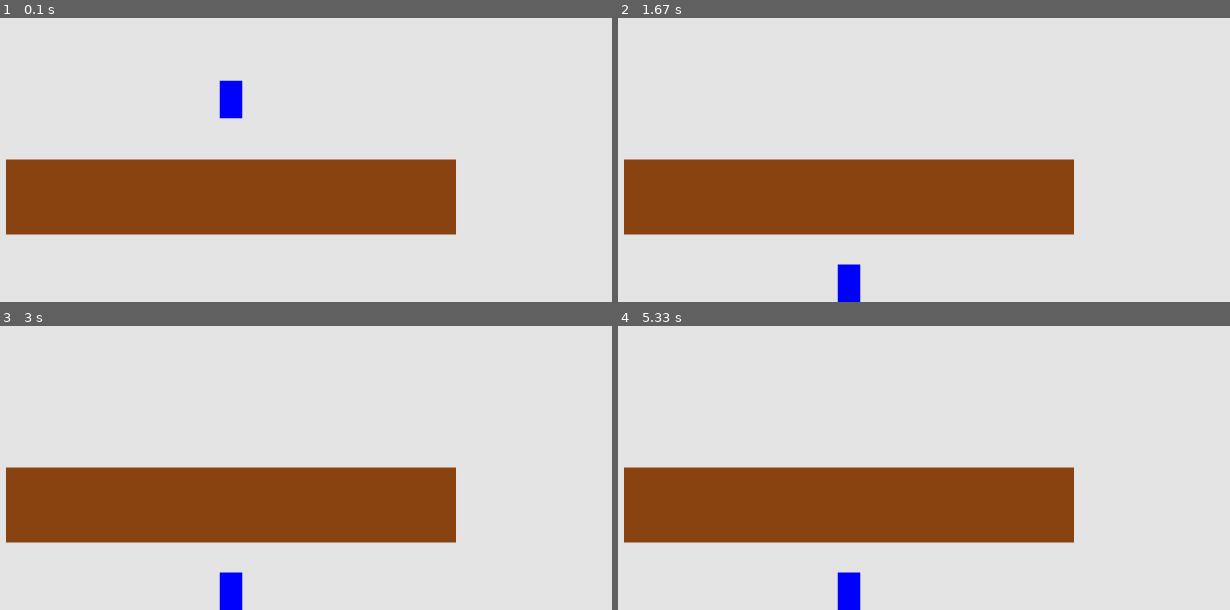
Above: before the commit, frames 1-4 (two rows, left to right).
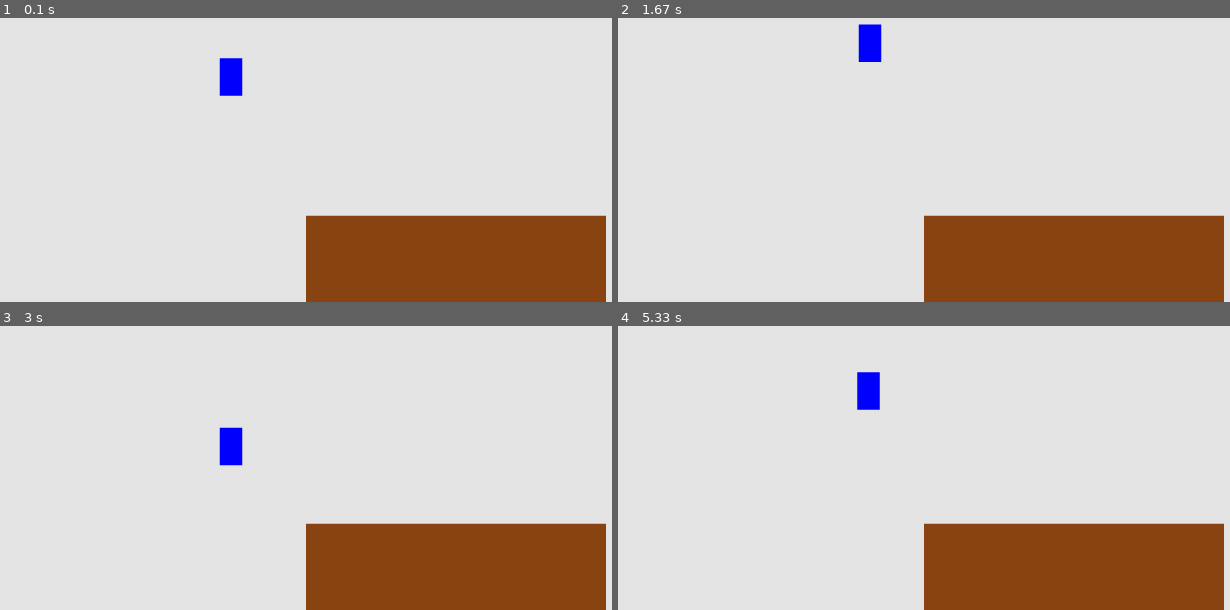
Above: after the commit, the same moments.

Repository: munxen/Python-Pygame
Game: pygame game, started from Coursider/Coursider.py
Same seed, same stepped clock (60 frames per second), same inputs: the game is played once before the commit and once after it.
Inputs:
- Up to frame 1 (0.1 s): no input
- Up to frame 2 (1.67 s): hold D 0.33-0.8 s; hold W 0.83-1.13 s; hold D 1.17-1.63 s
- Up to frame 3 (3 s): hold A 1.67-2.2 s; hold A 2.23-2.63 s; hold W from 2.67 s (still down)
- Up to frame 4 (5.33 s): release W at 3.03 s; hold D 3.07-3.7 s; hold A 3.73-4.2 s; hold D 4.23-4.7 s; hold W 4.73-5.03 s; hold D from 5.07 s (still down)

The runs differ from the first frame. In frame 1, 32% of the frame differs, in the area x 0-100%, y 14-100%; in frame 2, 32%; in frame 3, 32%, in the area x 0-100%, y 35-100%; in frame 4, 32%.

Commit message:
Update player physics

Diff:
--- a/Coursider/Coursider.py
+++ b/Coursider/Coursider.py
@@ -1,6 +1,5 @@
 import sys
 import pygame
-import time
 
 from settings__ import Settings
 from player__ import Player
@@ -8,75 +7,74 @@
 
 def run_game():
 
-    # Инициализирует pygame, settings  и объект экрана
+    # Инициализирует pygame, settings  и объект экрана, название игры и time
     pygame.init()
     ai_settings = Settings()
     screen = pygame.display.set_mode ((ai_settings.screen_width,ai_settings.screen_height))
     pygame.display.set_caption("Coursider")
     clock = pygame.time.Clock()
-    FPS = 60
 
-
-    jump = False
-    jumpCount = 0
-    jumpMax = 15
-
-    # Создание группы спрайтов
+    # Создание групп спрайтов
     all_sprites_platform = pygame.sprite.Group()
     all_sprites_player = pygame.sprite.Group()
 
-    #Проверка, прыгнул ли Player
-    jumping = False
+    # Создание класса Player и добавление в общую группу
+    player = Player(ai_settings.screen_width, ai_settings.screen_height)
+    all_sprites_player.add(player)
 
-    # Создание класса Player и добавление в общую группу
+    # Создание класса Platform и добавление в общую группу
     platform = Platform()
-    player = Player(ai_settings.screen_width,ai_settings.screen_height)
     all_sprites_platform.add(platform)
-    all_sprites_player.add(player)
+
+    #Рычаг столкновений
+    collizions = True
+    print ("Координата верх платформы " + str(platform.rect.top))
+    print ("Координата низ платформы " + str(platform.rect.bottom))
+    print ("Координата слева платформы " + str(platform.rect.left))
+    print ("Координата справа платформы " + str(platform.rect.right))
 
     # Запуск основного цикла игры
     while True:
+
         # Отслеживание событий клавиатуры и мыши
         for event in pygame.event.get():
             if event.type == pygame.QUIT:
                 sys.exit()
-        """Управление"""
-        if event.type == pygame.KEYDOWN: #Если клавиши нажаты
-            if event.key == pygame.K_LEFT:
-                player.go_left()
-            if event.key == pygame.K_RIGHT:
-                player.go_right()
-            if not jump and event.key == pygame.K_UP:
-                jump = True
-                jumpCount = jumpMax
 
-        if jump:
-            player.change_y += jumpCount
-        if jumpCount > -jumpMax:
-            jumpCount -= 1
-        else:
-            jump = False
+            if event.type == pygame.KEYDOWN:
+                if event.key == pygame.K_a:
+                    player.go_left()
+                if event.key == pygame.K_d:
+                    player.go_right()
+                if not player.jumping:
+                    if event.key == pygame.K_w:
+                        player.jumping = True
 
+            if event.type == pygame.KEYUP:
+                if event.key == pygame.K_a and player.change_x < 0:
+                    player.stop()
+                if event.key == pygame.K_d and player.change_x > 0:
+                    player.stop()
 
-        if event.type == pygame.KEYUP: #Если клавиши опущены
-            if event.key == pygame.K_LEFT and player.change_x < 0:
-                player.stop()
-            if event.key == pygame.K_RIGHT and player.change_x > 0:
-                player.stop()
+        # Прыжок
+        player.jump_on()
+        #print("Координата right Игрока: " + str(player.rect.right))
+        #print("Координата left Платформы: " + str(platform.rect.left))
 
         # Проверка на столкновение с платформой
-        #hits = pygame.sprite.spritecollide(player, all_sprites_platform, False)
-        #for hit in hits:
-            #if player.change_y > 0:
-                #player.rect.bottom = platform.rect.top
-            #elif player.change_y < 0:
-                #player.rect.top = platform.rect.bottom
+        hits = pygame.sprite.spritecollide(player, all_sprites_platform, False)
+        if hits:
+            print("Обнаружена коллизия")
+            if player.rect.right == platform.rect.left:
+                print("Обнаружено столкновение right игрока и left платформы ")
+                #player.rect.right = platform.rect.left
+
 
         # Обновлене спрайтов
         all_sprites_player.update()
         all_sprites_platform.update()
 
-        #Ограничение передвижения
+        # Ограничение передвижения
         if player.rect.right > ai_settings.screen_width:
             player.rect.right = ai_settings.screen_width
         if player.rect.left < 0:
@@ -90,8 +88,8 @@
         all_sprites_platform.draw(screen)
         all_sprites_player.draw(screen)
 
-        #FPS
-        clock.tick(FPS)
+        # FPS
+        clock.tick(ai_settings.FPS)
 
         # Отображение последнего прорисованного окна
         pygame.display.flip()
--- /dev/null
+++ b/Coursider/Game docs/Develop.txt
@@ -0,0 +1,17 @@
+Stages of development:
+Part 1.
++ Создать спрайт прямоугольник Player.
++ Создать спрайт-площадь Surface.
+Протестировать Player на плоскости, создать все игровые возможности : Передвижение по оси x , прыжок, рывок, притяжение к плоскостям крюком.
+Полностью проработать управление игровым персонажем.
+Проработать все изображение и визуализировать все действия персонажа.
+Part 2.
+Создать спрайт противника.
+Проработать бой с противником (классический удар на плоскости, удар сверху-вниз).
+Создать возможности под каждого противника.
+Добавить Player возможность ставить щит на атаки противников.
+Визуализировать все действия противников.
+Part 3.
+Создать игровое поле, сделать бесконечный цикл из блоков по которым игрок взбирается наверх.
+Расставить противников на плоскостях.
+Настроить камеру на следование за игроком.
--- a/Coursider/platform__.py
+++ b/Coursider/platform__.py
@@ -4,7 +4,7 @@
     """Инициализация платформы"""
     def __init__(self):
         super().__init__()
-        self.image = pygame.Surface((600,100))
+        self.image = pygame.Surface((400,150))
         self.image.fill((139, 69, 19))
         self.rect = self.image.get_rect()
-        self.rect.center = (600, 500)
+        self.rect.center = (900, 600)
--- a/Coursider/player__.py
+++ b/Coursider/player__.py
@@ -1,19 +1,26 @@
 import pygame
-import time
 
 class Player(pygame.sprite.Sprite):
 
     def __init__(self, screen_width, screen_height):
-        """Инициализирует игрока и его начальную позицию"""
+        """Инициализирует игрока и его начальную позицию, хранит настройки игрока"""
         super().__init__()
         self.screen_width = screen_width
         self.screen_height = screen_height
         self.image = pygame.Surface((30,50))
         self.image.fill((0,0,255))
         self.rect = self.image.get_rect()
-        self.change_x = 0 #скорость влево/вправо
-        self.change_y = 0 #скорость вверх/вниз
         self.rect.center = (screen_width/2, screen_height/2)
+
+        self.change_right = 0 #Скорость вправо
+        self.change_left = 0 #Скорость влево
+        self.change_x = 0 #Рычаг скорости вправо/влево
+        self.change_y = 0 #Рычаг скорости вверх/вниз
+
+        self.player_sreed_factor = 1 #Скорость игрока
+
+        self.jumping = False #Проверка, находится ли игрок в прыжке
+        self.jump_count = 8 #Коэффицент прыжка
 
     def update(self):
         """Управление игроком"""
@@ -29,21 +36,31 @@
         else:
             self.change_y += .95
         """Если уже на земле, ставим позицию y как 0"""
-        if self.rect.y >= 640 - self.rect.height and self.change_y >= 0:
+        if self.rect.y >= self.screen_height - self.rect.height and self.change_y >= 0:
             self.change_y = 0
-            self.rect.y = 640 - self.rect.height
+            self.rect.y = self.screen_height - self.rect.height
+
+    def jump_on(self):
+        "Прыжок вверх"
+        if self.jumping == True:
+            if self.jump_count >= -8:
+                if self.jump_count > 0:
+                    self.change_y -= (self.jump_count ** 2) / 2
+                else:
+                    self.change_y += (self.jump_count ** 2) / 2
+                self.jump_count -= 0.3
+
+            else:
+                self.jumping = False
+                self.jump_count = 8
 
     def go_left(self):
         """Ходьба влево"""
-        self.change_x = -6
+        self.change_x = -self.player_sreed_factor
 
     def go_right(self):
         """Ходьба вправо"""
-        self.change_x = 6
-
-    def jump(self):
-        "Прыжок"
-        self.change_y = -10
+        self.change_x = self.player_sreed_factor
 
     def stop(self):
         """Игрок стоит"""
--- a/Coursider/settings__.py
+++ b/Coursider/settings__.py
@@ -7,3 +7,6 @@
         self.screen_width = 1200
         self.screen_height = 640
         self.bg_color = (230,230,230)
+
+        #Счётчик частоты кадров
+        self.FPS = 30
